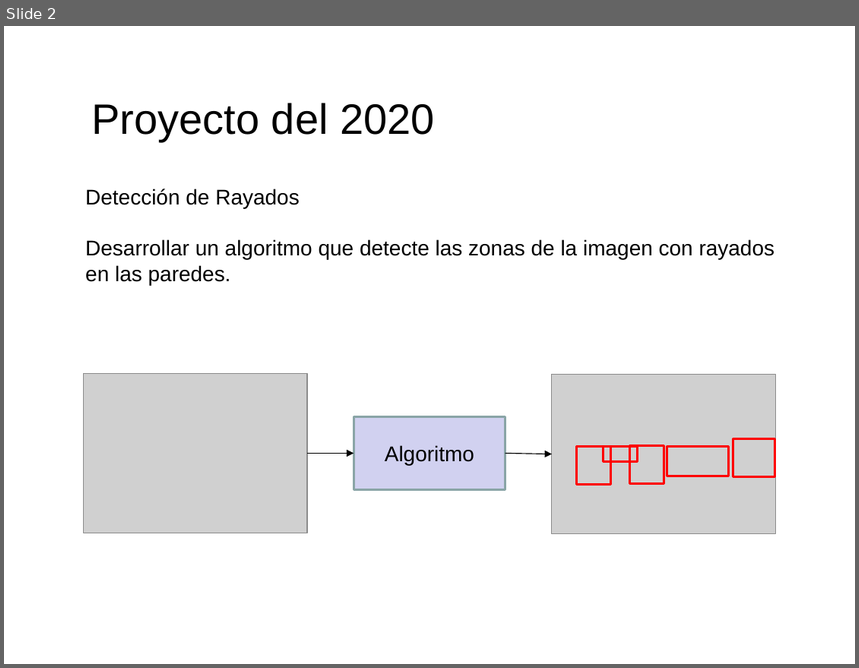
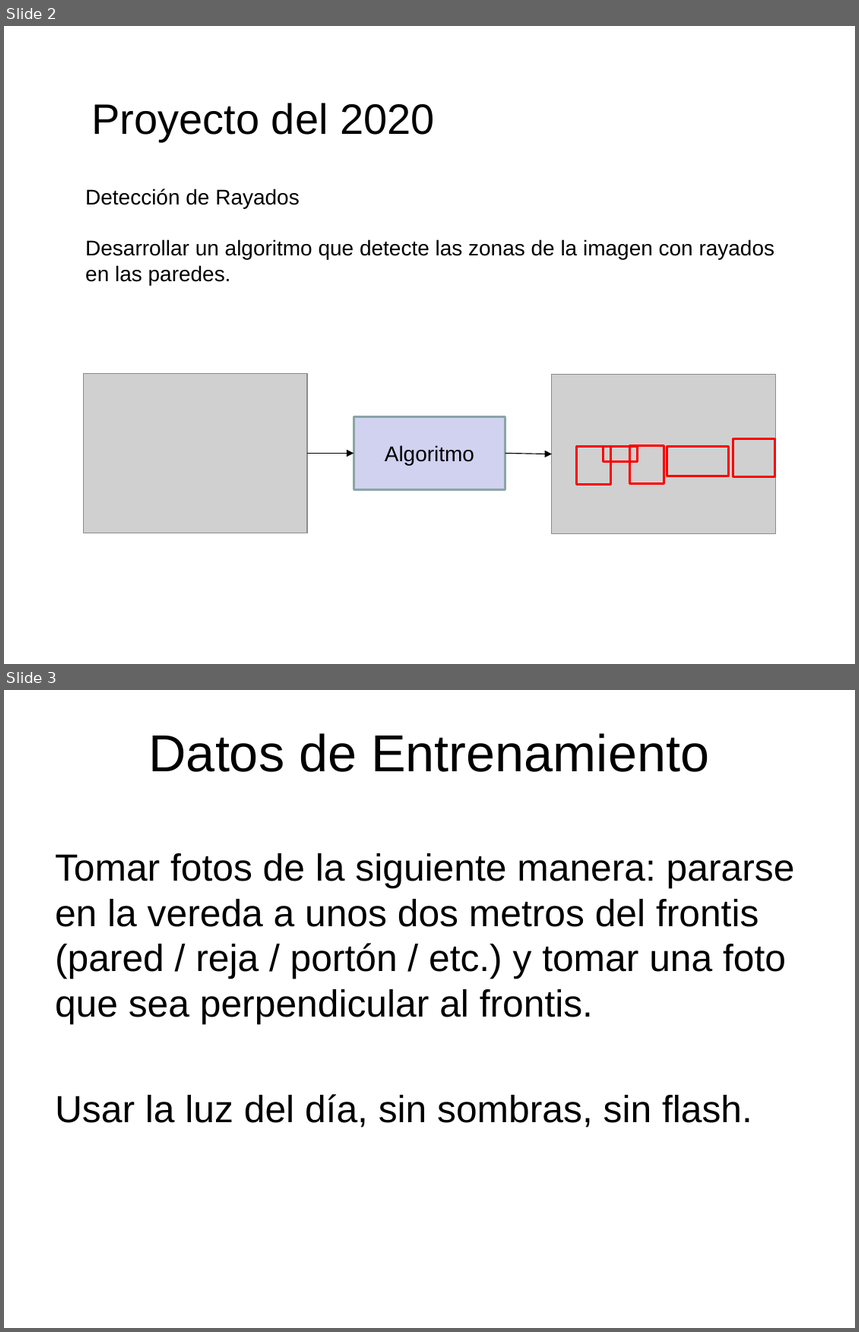
Before and after one commit to domingomery/patrones, a slide deck: clases/Cap00_Lineas_Generales/program/PAT00_Proyecto.pptx. Shown one above the other, each under a label of ours: slide 2 before the commit, slides 2 and 3 after it. The pictures are 859x668 and 859x1332 pixels, drawn with LibreOffice and Linux fonts; fonts in the diff are those of the drawing; grey boxes stand for pictures. Boxes give left, top, right and bottom in pixels: in the first picture for what was removed or moved away, otherwise in the second. Text is boxed around its words. In the diff, an @@ line names an element or a change of style, - is before the commit and + after.

```diff
--- a/clases/Cap00_Lineas_Generales/program/PAT00_Proyecto.pptx
+++ b/clases/Cap00_Lineas_Generales/program/PAT00_Proyecto.pptx
@@ slide 3 added at (4, 690, 855, 1328), background #FFFFFF @@
@@ title added at (149, 733, 709, 772), 44 pt, text #000000 @@
+Datos de Entrenamiento
@@ text added at (55, 853, 795, 1128), 32 pt, text #000000 @@
+Tomar fotos de la siguiente manera: pararse en la vereda a unos dos metros del frontis (pared / reja / portón / etc.) y tomar una foto que sea perpendicular al frontis.
+Usar la luz del día, sin sombras, sin flash.
```
Also in this commit, not shown: 21 other slides added, 5 other files.
